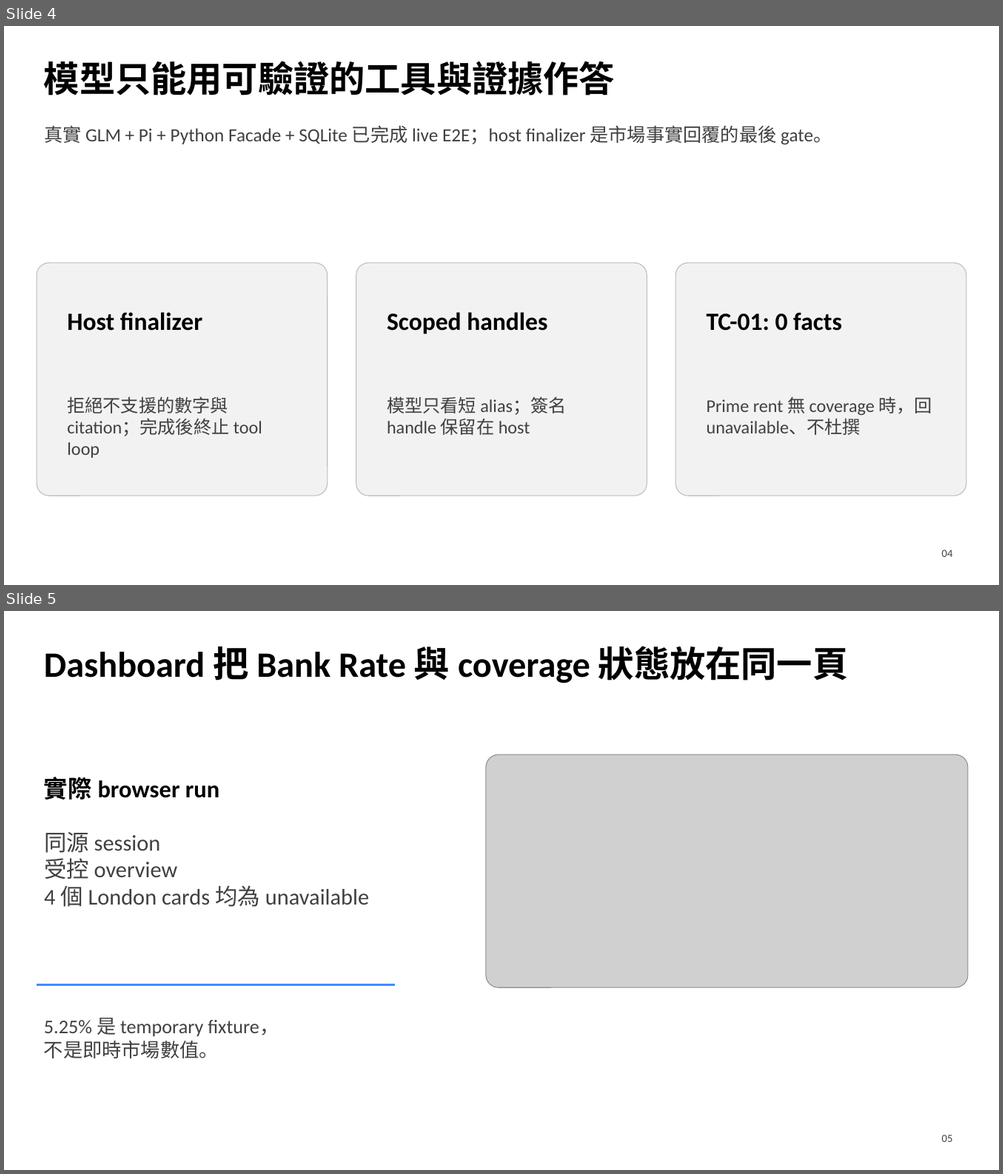
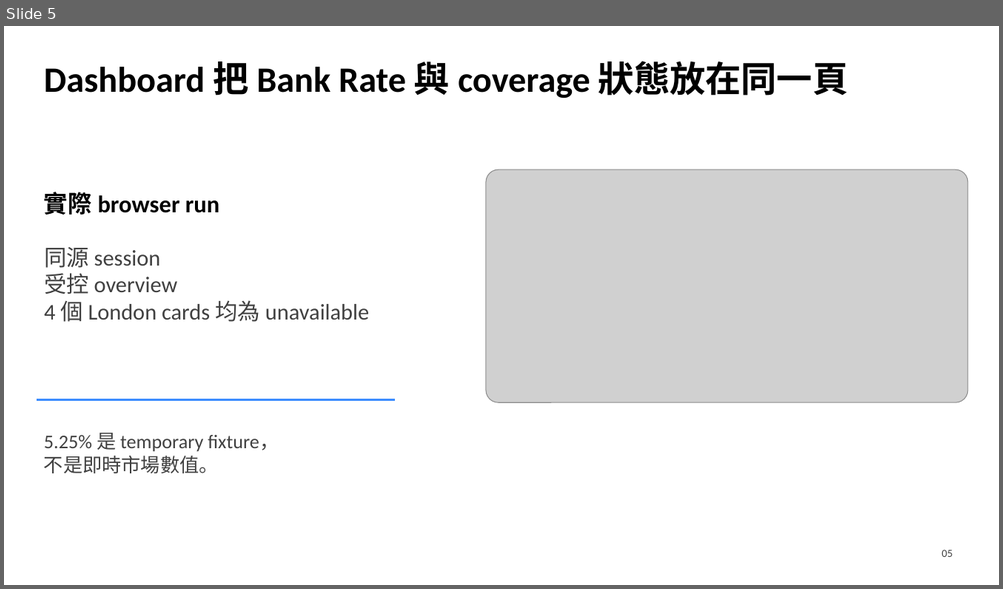
Before and after one commit to ricoyudog/london_real_estate, a slide deck: docs/London-Market-Desk-Architecture-and-Demo-2026-08-02.pptx. Shown one above the other, each under a label of ours: slides 4 and 5 before the commit, slide 5 after it. The pictures are 1003x1174 and 1003x589 pixels, drawn with LibreOffice and Linux fonts; fonts in the diff are those of the drawing; grey boxes stand for pictures. Boxes give left, top, right and bottom in pixels: in the first picture for what was removed or moved away, otherwise in the second. Text is boxed around its words. In the diff, an @@ line names an element or a change of style, - is before the commit and + after.

```diff
--- a/docs/London-Market-Desk-Architecture-and-Demo-2026-08-02.pptx
+++ b/docs/London-Market-Desk-Architecture-and-Demo-2026-08-02.pptx
@@ slide 4 removed at (4,26,999,585), background #FFFFFF @@
@@ text removed at (44,61,614,96) @@
-模型只能用可驗證的工具與證據作答
@@ text removed at (44,126,831,145) @@
-真實 GLM + Pi + Python Facade + SQLite 已完成 live E2E；host finalizer 是市場事實回覆的最後 gate。
@@ rounded rectangle removed at (37,264,328,496) @@
@@ rounded rectangle removed at (356,264,647,496) @@
@@ rounded rectangle removed at (675,264,967,496) @@
@@ text removed at (67,312,202,331) @@
-Host finalizer
@@ text removed at (387,312,547,335) @@
-Scoped handles
@@ text removed at (706,312,842,331) @@
-TC-01: 0 facts
@@ text removed at (67,397,262,458) @@
-拒絕不支援的數字與 citation；完成後終止 tool loop
@@ text removed at (387,397,566,435) @@
-模型只看短 alias；簽名 handle 保留在 host
@@ text removed at (706,397,932,435) @@
-Prime rent 無 coverage 時，回 unavailable、不杜撰
@@ text removed at (942,550,953,557) @@
-04
```
Also in this commit, not shown: 1 slide changed, 1 slide added, 16 other files.
